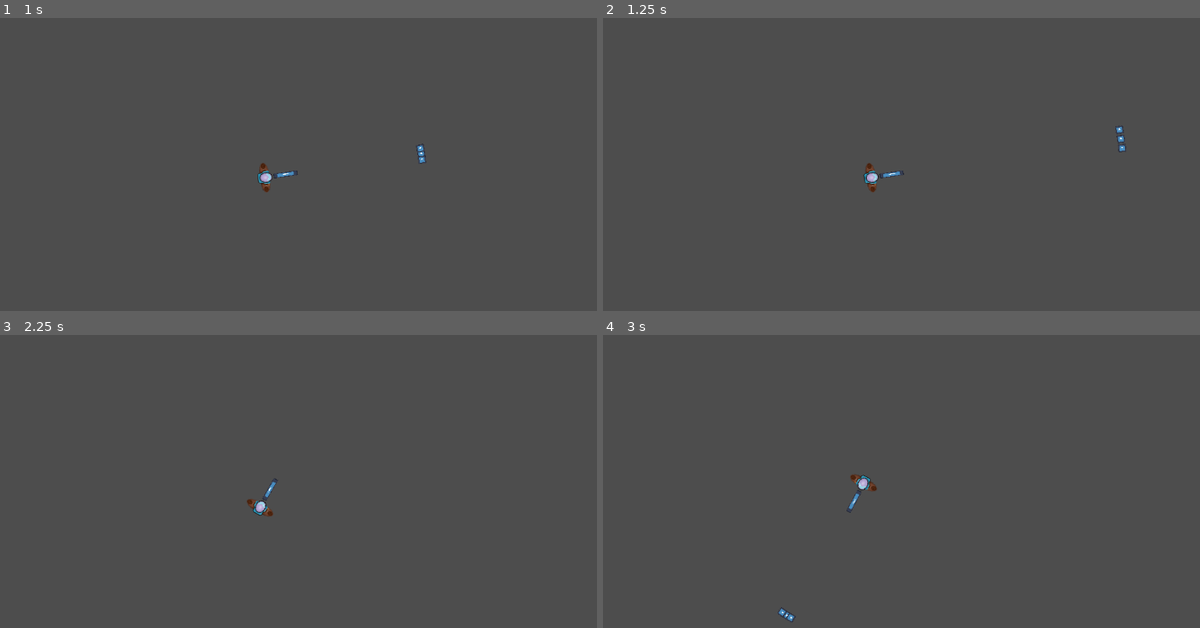
Above: before the commit, frames 1-4 (two rows, left to right).
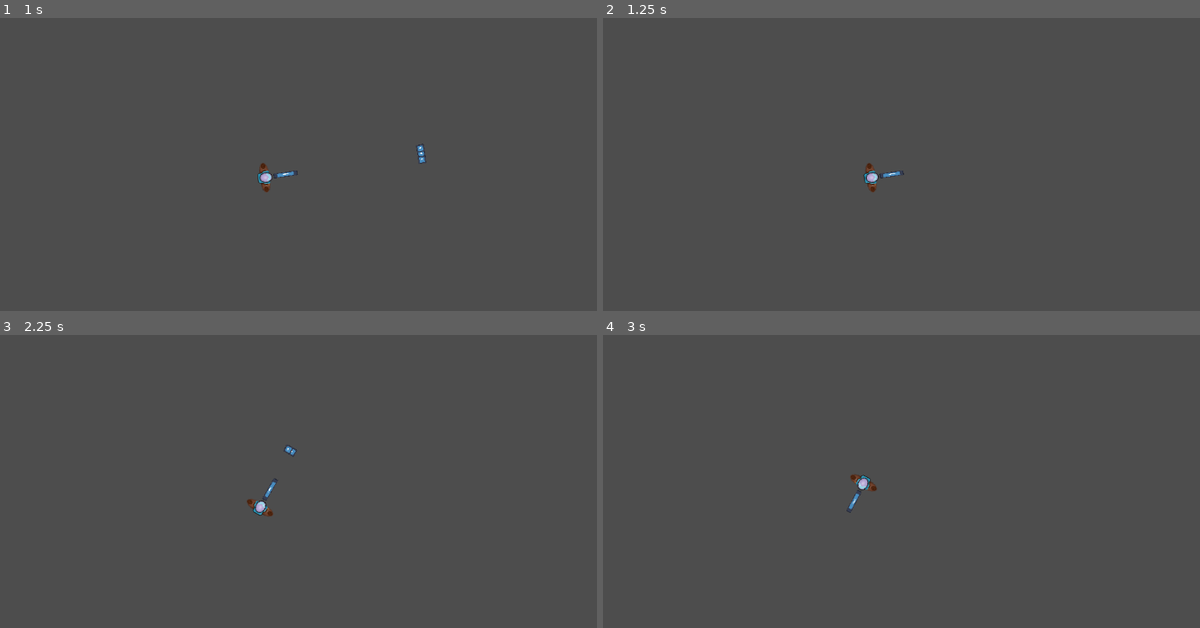
Above: after the commit, the same moments.

Repository: LurkenW/heistrouglite
Game: Godot game, scene res://scenes/HenrikCharWIP.tscn
Two runs of this game, one before a commit and one after it. Both use one fixed random seed, a clock stepped at 60 frames per second and the inputs below. This scene is started directly instead of the project's main scene. The engine's default icon, where the game draws it, is replaced by a stand-in: a white triangle on a blue panel in a dark square.
Inputs (mouse positions are in pixels of both pictures, inside the frame that each line leads up to):
- Up to frame 1 (1 s): tap Enter at 0.5 s; move the mouse to (399, 158) at 0.52 s; press the mouse at (399, 158) at 0.53 s; hold D (move_right) from 0.53 s (still down)
- Up to frame 2 (1.25 s): keep holding D (move_right)
- Up to frame 3 (2.25 s): move the mouse to (107, 513) at 1.27 s; release D (move_right) at 1.28 s; release the mouse at (107, 513) at 1.28 s; hold S (move_down) 1.28-2.03 s; tap Shift (player_sprint_shift) at 1.35 s; click (107, 513) at 1.55 s; move the mouse to (316, 408) at 2.02 s; press the mouse at (316, 408) at 2.03 s; hold D (move_right) from 2.03 s (still down)
- Up to frame 4 (3 s): move the mouse to (817, 572) at 2.77 s; release D (move_right) at 2.78 s; release the mouse at (817, 572) at 2.78 s; hold W (move_up) from 2.78 s (still down); click (817, 572) at 2.85 s

Frame 1 is identical in both runs. In frame 2, less than 0.1% of the frame differs, in the area x 85-88%, y 36-46%; in frame 3, less than 0.1%; in frame 4, less than 0.1%.

Commit message:
Refactored the gun script and added reloading

Diff:
--- a/heist_game/scenes/HenrikCharWIP.tscn
+++ b/heist_game/scenes/HenrikCharWIP.tscn
@@ -27,9 +27,9 @@
 script = ExtResource("3_p41r1")
 
 [node name="Shotgun" parent="." instance=ExtResource("4_g0e56")]
-fireCooldown = 2.0
+reloadCooldown = 5.0
+magazineSize = 9
 burstFire = true
-burstShots = 4
 burstCooldown = 0.15
 
 [node name="Timer" type="Timer" parent="."]
--- a/heist_game/scripts/gun.gd
+++ b/heist_game/scripts/gun.gd
@@ -7,15 +7,14 @@
 
 ## The amount of damage each bullet deals.
 @export var damage: int = 10
-
 ## An array of all the points from which bullets are fired. Rotation is preserved.
 @export var shootingPoints: Array[Marker2D] = []
-
 ## The cooldown time (in seconds) between consecutive shots.
 @export var fireCooldown: float = 1
-
 ## The reload time (in seconds).
 @export var reloadCooldown: float = 1
+## The magazine size
+@export var magazineSize: int = 8
 
 @export_group("Burst")
 ## Enables burst-fire mode
@@ -25,16 +24,19 @@
 ## Time (in seconds) between shots in a burst.
 @export var burstCooldown: float = 0.05
 
-var _recoilTimer: Timer # Internal Timer instance used for handling the time between shots.
 var _isShooting: bool = false # Tracks whether the gun is currently in a shooting state.
-var _isRecoiling: bool = false # Tracks whether the gun is currently reloading.
+var _isRecoiling: bool = false # Tracks whether the gun is currently recoiling.
+var _isReloading: bool = false # Tracks whether the gun is currently reloading.
 
+var _recoilTimer: Timer # Internal Timer instance used for handling the time between shots or bursts.
 var _burstTimer: Timer # Internal Timer instance used for handling the time between shots in a burst.
+var _reloadTimer: Timer # Internal Timer instance used for handling the reload time.
+
 var _shotsInCurrentBurst: int = 0 # Counts the number of shots that has been shot in the current burst.
+var _shotsInCurrentMagazine: int = 0 # Counts the number of shots that has been shot in the current magazine.
+
 
 func _ready() -> void:
-	_checkRequired() # Ensures all required variables are properly set.
-
 	# Initialize and configure the recoil timer.
 	_recoilTimer = Timer.new()
 	add_child(_recoilTimer)
@@ -51,13 +53,54 @@
 	_burstTimer.one_shot = true
 	_burstTimer.name = "BurstTimer"
 
-# Ensures that critical variables are assigned. Pushes an error if a required variable is missing.
-func _checkRequired():
-	if shootingPoints.size() > 1:
-		push_error("The variable 'Shooting Point' must be set in the Inspector!")
+	# Initialize and configure the reload timer.
+	_reloadTimer = Timer.new()
+	add_child(_reloadTimer)
+	_reloadTimer.wait_time = reloadCooldown
+	_reloadTimer.timeout.connect(_on_reloadTimer_timeout)
+	_reloadTimer.one_shot = true
+	_reloadTimer.name = "ReloadTimer"
 
-# Handles the shooting logic by instantiating and firing a shot.
+# Tries to shoot if possible
+func _tryShoot() -> void:
+
+	if not _isShooting:
+		return
+
+	if _isRecoiling:
+		return
+
+	if _isReloading:
+		return
+
+	if burstFire:
+		_shootBurst()
+		_checkReload()
+		_burstTimer.start()
+	else:
+		_shootOnce()
+		_checkReload()
+
+		_recoilTimer.start()
+		_isRecoiling = true
+
+func _on_recoilTimer_timeout():
+	_isRecoiling = false
+	_tryShoot()
+
+func _on_burstTimer_timeout():
+	_shootBurst()
+
+func _on_reloadTimer_timeout():
+	_shotsInCurrentBurst = 0
+	_shotsInCurrentMagazine = 0
+
+	_isReloading = false
+	_tryShoot()
+
+# Handles the shooting logic and instantiate and fire a shot.
 func _shootOnce() -> void:
+	_shotsInCurrentMagazine += 1
 
 	if _isShootingThroughWall():
 		return
@@ -76,55 +119,27 @@
 		# Add the bullet to the scene tree for it to function.
 		get_node("/root").add_child(new_bullet)
 
-# Start the burst shooting sequence
+# Handels the burst shooting logic
 func _shootBurst():
-	_recoilTimer.start() # Starts the burst timer.
-	_burstTimer.start()
-	_isRecoiling = true # Marks the gun as reloading.
-
-	_shootOnce()
-
-
-# Callback for the recoil timer's timeout signal. Resumes shooting if required or ends reloading.
-func _on_recoilTimer_timeout():
-	if _isShooting:
-		_recoilTimer.start() # Starts the recoil timer.
-		if burstFire:
-			_shootBurst()
-		else:
-			_shootOnce() # Continue shooting if the gun is in the shooting state.
-	else:
-		_isRecoiling = false # Otherwise, end the reloading state.
-
-# Callback for the burst timer's timeout signal. Resumes shooting if required or ends the burst.
-func _on_burstTimer_timeout():
-	_shotsInCurrentBurst += 1
 
 	if _shotsInCurrentBurst < burstShots:
+		_shotsInCurrentBurst += 1
 		_shootOnce()
-		_isRecoiling = true # Marks the gun as reloading.
 		_burstTimer.start()
 
 	else:
 		_shotsInCurrentBurst = 0
+		_isRecoiling = true
+		_recoilTimer.start()
 
-## Starts the shooting process. Shoots immediately if the gun is not reloading.
-func startShooting() -> void:
-	_isShooting = true # Mark the gun as shooting.
+# Check if needing to reload
+func _checkReload():
+	if _shotsInCurrentMagazine >= magazineSize:
+		_isReloading = true
+		_reloadTimer.start()
 
-	if not _isRecoiling:
-		_recoilTimer.start() # Starts the reload timer.
-		_isRecoiling = true
-		if burstFire:
-			_shootBurst()
-		else:
-			_shootOnce() # Fire a bullet if not in the middle of a reload.
 
-## Stops the shooting process.
-func stopShooting() -> void:
-	_isShooting = false # Mark the gun as not shooting.
-
-## Determines if the shooitngPoint and the player are on opposite sides on a wall
+# Determines if the shooitngPoint and the player are on opposite sides on a wall
 func _isShootingThroughWall() -> bool:
 	# Create raycast that shoots between the character and the shootingPoint
 	var raycast = RayCast2D.new()
@@ -135,9 +150,25 @@
 	# Check if raycast collided
 	raycast.force_raycast_update()
 	if raycast.is_colliding():
-		var collider = raycast.get_collider()
+		# var collider = raycast.get_collider() Might want to check what it collided with
 		raycast.queue_free()
 		return true
 
 	raycast.queue_free()
 	return false
+
+
+## Starts the shooting process. Shoots immediately if the gun is not reloading.
+func startShooting() -> void:
+	_isShooting = true # Mark the gun as shooting.
+
+	_tryShoot()
+
+## Stops the shooting process.
+func stopShooting() -> void:
+	_isShooting = false # Mark the gun as not shooting.
+
+## Reloads the weapon.
+func reload() -> void:
+	_isReloading = true
+	_reloadTimer.start()
